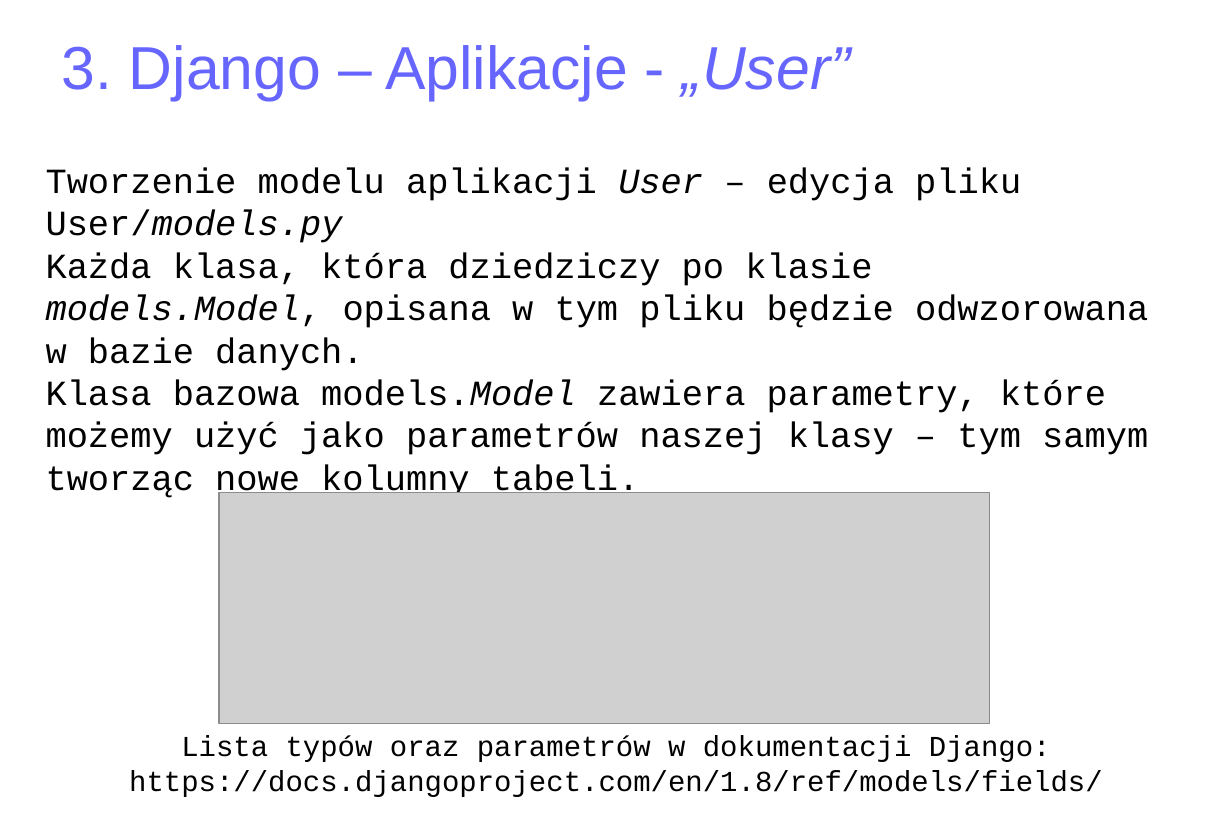
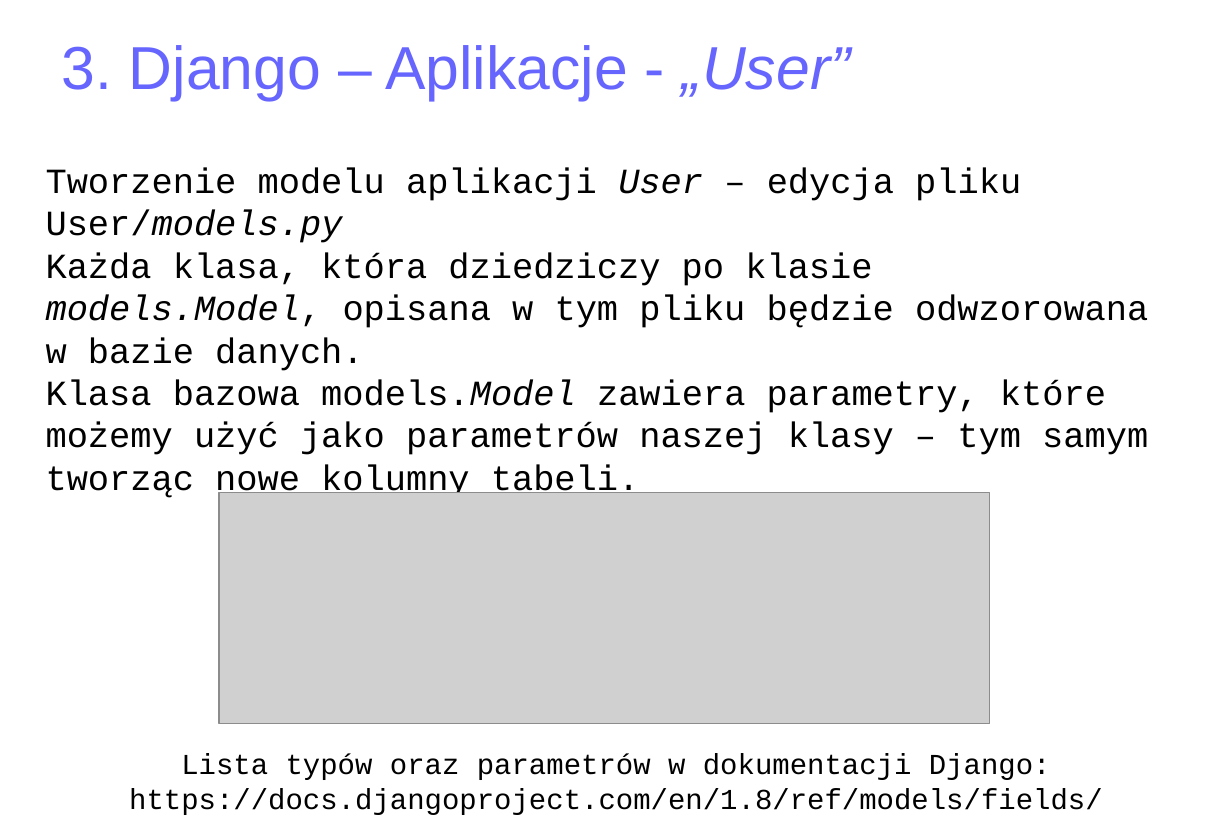
Before and after one commit to matulik/reinyzagam, a slide deck: slide 16 of Docs/presentation.odp. Drawn at 1232x821 pixels with LibreOffice and Linux fonts; fonts in the diff are those of the drawing; grey boxes stand for pictures. Boxes give left, top, right and bottom in pixels: in the first picture for what was removed or moved away, otherwise in the second. Text is boxed around its words. In the diff, an @@ line names an element or a change of style, - is before the commit and + after.

```diff
--- a/Docs/presentation.odp
+++ b/Docs/presentation.odp
@@ text "Lista typów oraz parametrów w ...": place and size @@
-text "Lista typów oraz parametrów w ..." at (129, 735, 1103, 797)
+text "Lista typów oraz parametrów w ..." at (129, 754, 1103, 815)
```
Also in this commit, not shown: 2 other slides changed, 9 slides added, 6 other files.
